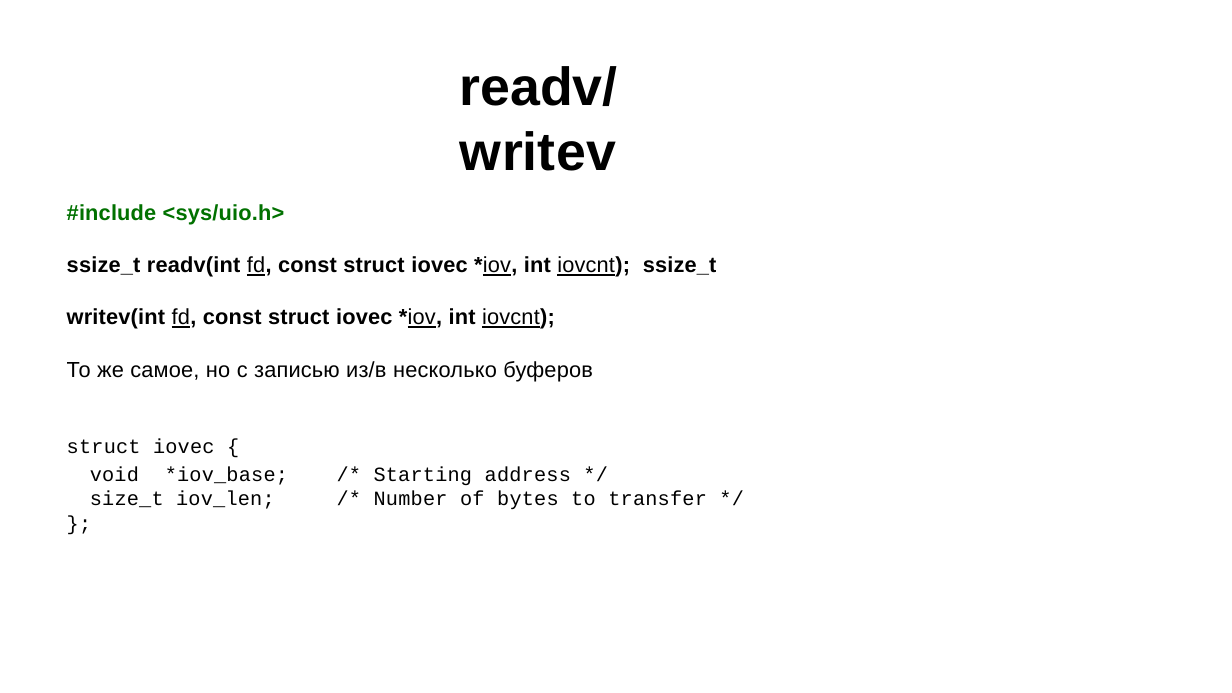
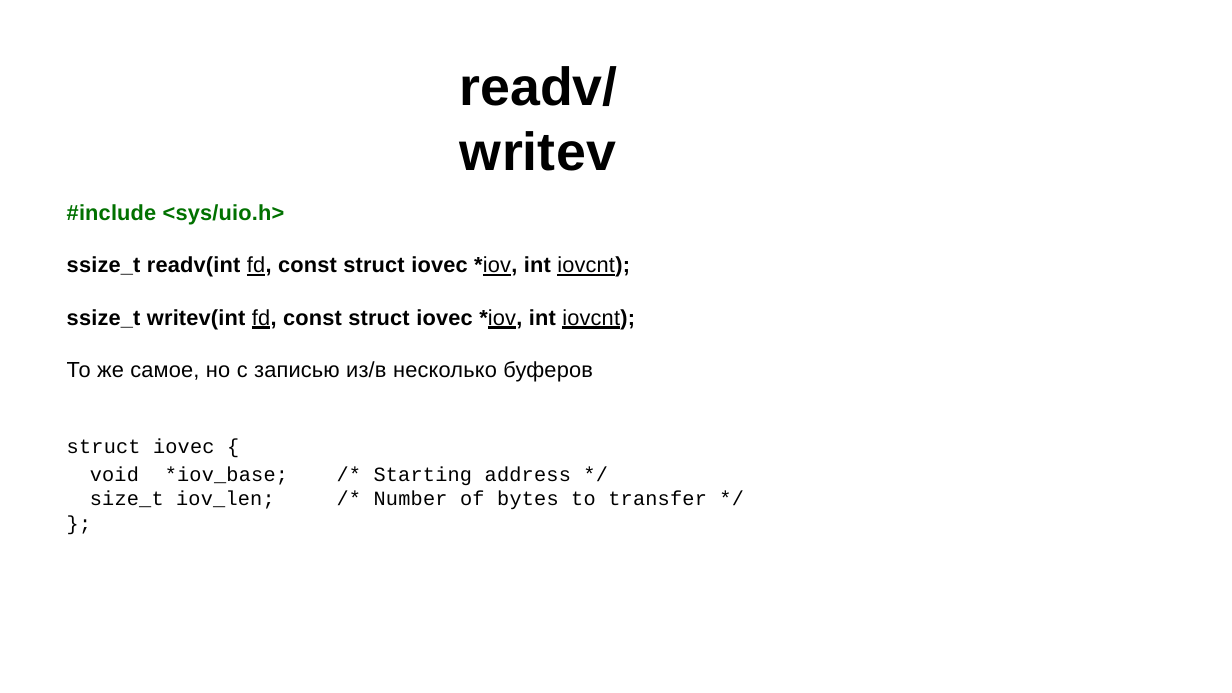
Before and after one commit to kostya2709/CAOS_seminars, a slide deck: slide 5 of sem_3_file_system/presentations/caos_3.pptx. Drawn at 1232x693 pixels with LibreOffice and Linux fonts; fonts in the diff are those of the drawing. Boxes give left, top, right and bottom in pixels: in the first picture for what was removed or moved away, otherwise in the second. Text is boxed around its words. In the diff, an @@ line names an element or a change of style, - is before the commit and + after.

```diff
--- a/sem_3_file_system/presentations/caos_3.pptx
+++ b/sem_3_file_system/presentations/caos_3.pptx
@@ text at (x1=67, y1=256, x2=635, y2=329): text changed @@
-ssize_t readv(int fd, const struct iovec *iov, int iovcnt); ssize_t writev(int fd, const struct iovec *iov, int iovcnt);
+ssize_t readv(int fd, const struct iovec *iov, int iovcnt);
+ssize_t writev(int fd, const struct iovec *iov, int iovcnt);
```
Also in this commit, not shown: 1 other slide changed, 35 other files.
